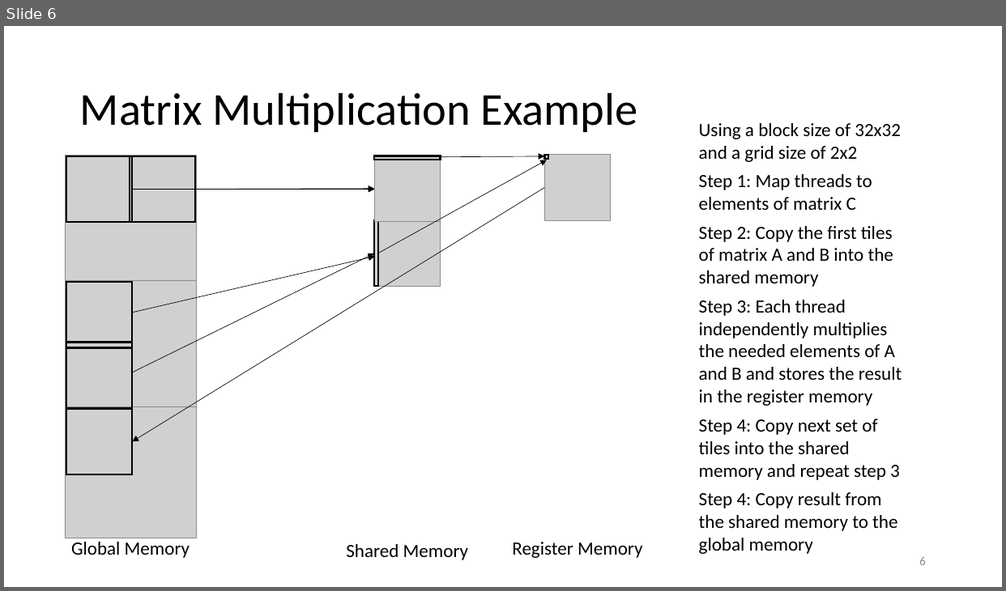
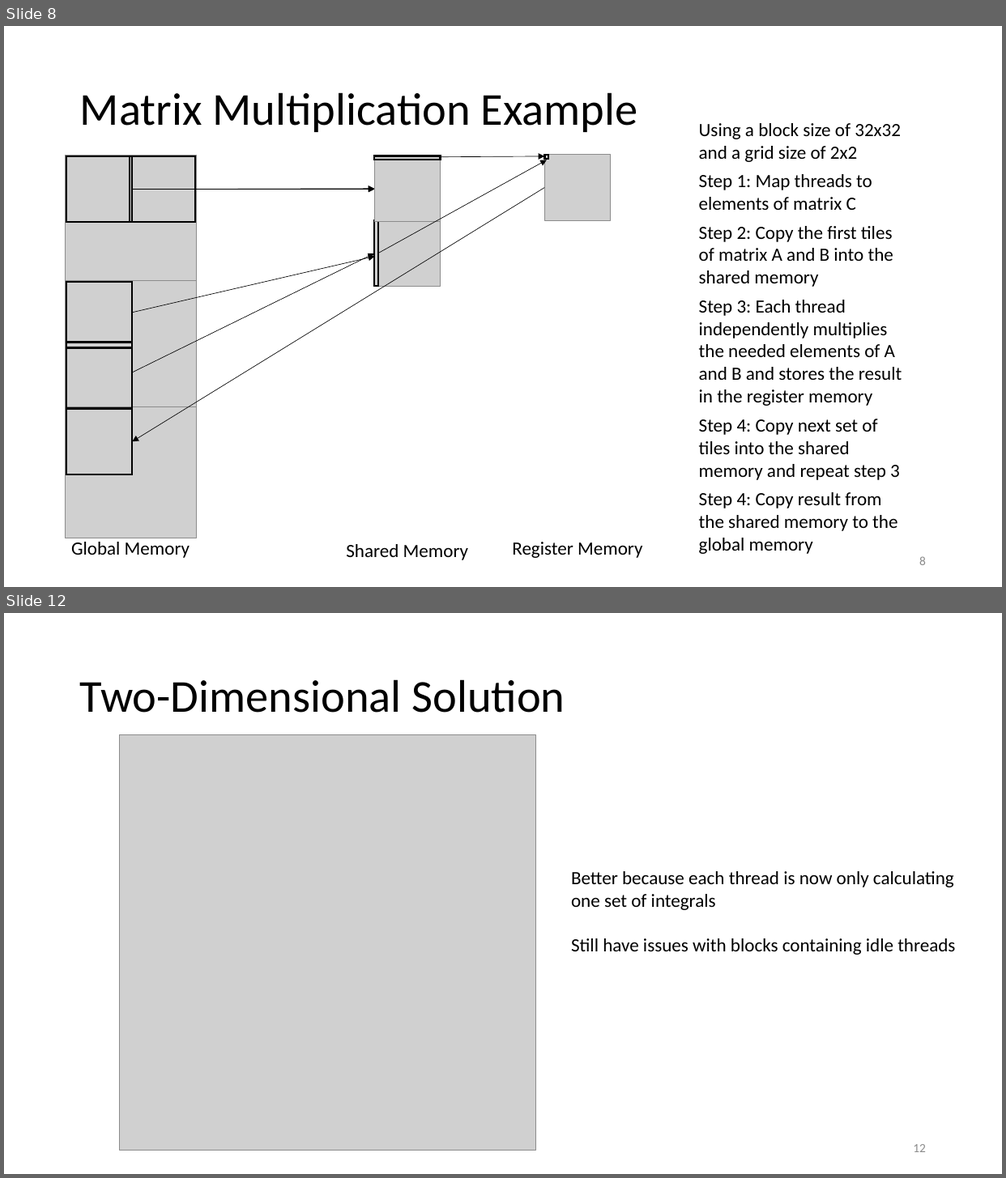
Before and after one commit to d-henness/thesis, a slide deck: defence_pres.pptx. Shown one above the other, each under a label of ours: slide 6 before the commit, slides 8 and 12 after it; the slides between them are not shown. The pictures are 1006x591 and 1006x1178 pixels, drawn with LibreOffice and Linux fonts; fonts in the diff are those of the drawing; grey boxes stand for pictures. Boxes give left, top, right and bottom in pixels: in the first picture for what was removed or moved away, otherwise in the second. Text is boxed around its words. In the diff, an @@ line names an element or a change of style, - is before the commit and + after.

```diff
--- a/defence_pres.pptx
+++ b/defence_pres.pptx
@@ slide 12 added at bbox=[4, 613, 1002, 1174], background #FFFFFF @@
@@ title added at bbox=[80, 679, 565, 713], 44 pt, text #000000 @@
+Two-Dimensional Solution
@@ picture added at bbox=[119, 735, 535, 1150] @@
@@ text added at bbox=[571, 871, 955, 955], 18 pt, text #000000 @@
+Better because each thread is now only calculating
+one set of integrals
+Still have issues with blocks containing idle threads
@@ page number added at bbox=[913, 1144, 926, 1152], 12 pt, text #8C8C8C @@
+12
@@ what was slide 6 is now slide 8 @@
@@ page number at bbox=[919, 557, 926, 565]: text changed @@
-6
+8
```
Also in this commit, not shown: 8 other slides added, 1 other file.
